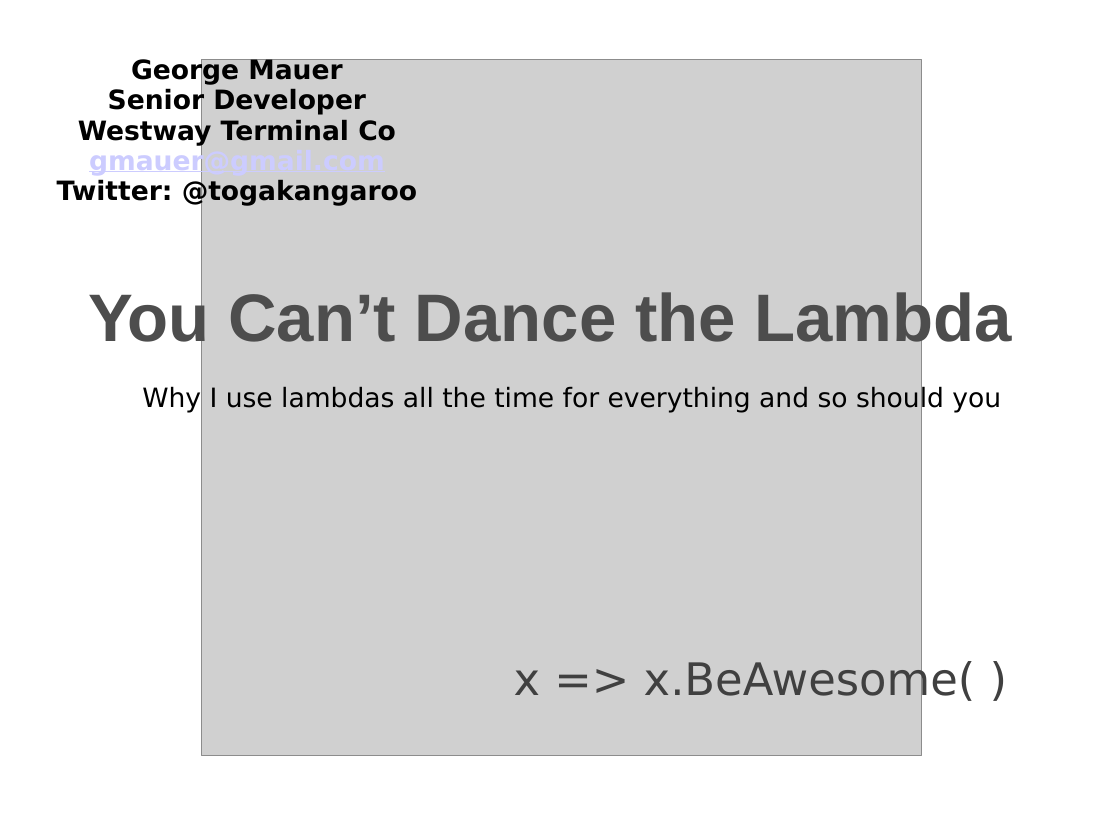
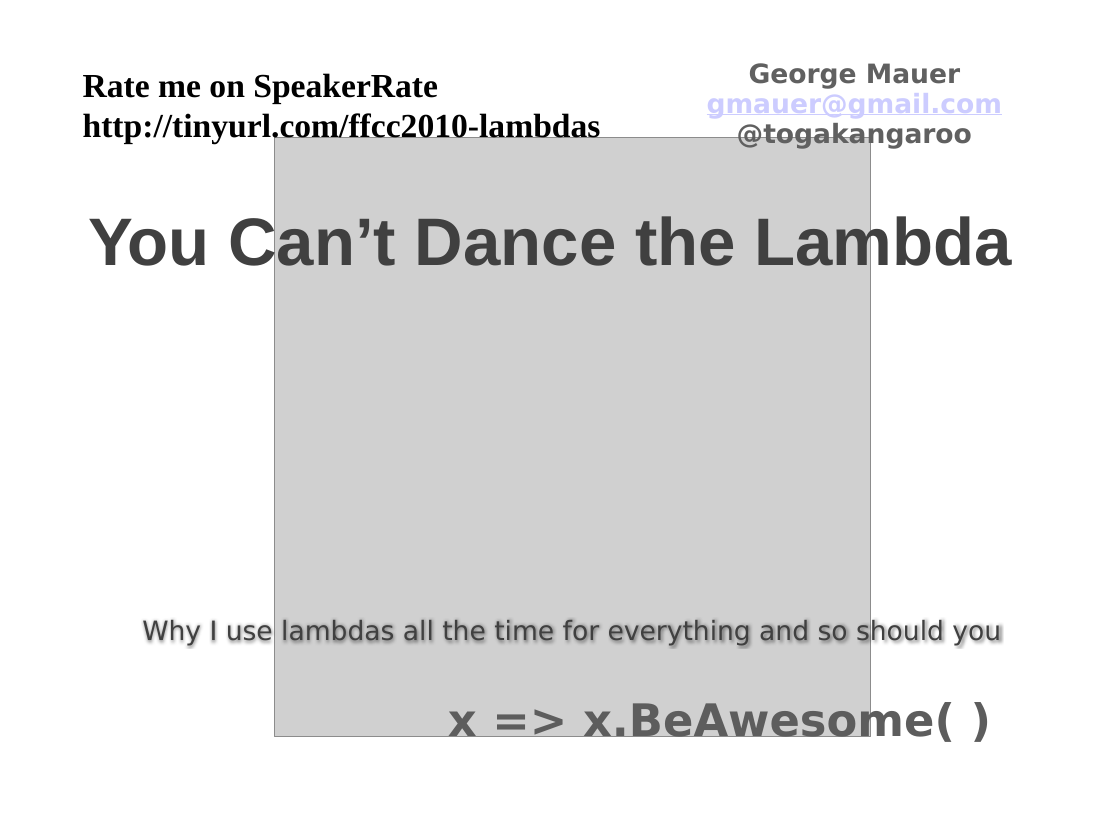
Before and after one commit to hamalawy/gim-projects, a slide deck: slide 1 of presentations/CantDanceTheLambda/docs/Can_t_Dance_the_Lambda.pptx. Drawn at 1120x840 pixels with LibreOffice and Linux fonts; fonts in the diff are those of the drawing; grey boxes stand for pictures; background and template pictures are left out. Boxes give left, top, right and bottom in pixels: in the first picture for what was removed or moved away, otherwise in the second. Text is boxed around its words. In the diff, an @@ line names an element or a change of style, - is before the commit and + after.

```diff
--- a/presentations/CantDanceTheLambda/docs/Can_t_Dance_the_Lambda.pptx
+++ b/presentations/CantDanceTheLambda/docs/Can_t_Dance_the_Lambda.pptx
@@ text "George Mauer": place and size @@
-text "George Mauer" at bbox=[57, 58, 417, 206]
+text "George Mauer" at bbox=[707, 63, 1002, 149]
@@ text at bbox=[78, 88, 396, 145]: paragraphs removed @@
-Senior Developer
-Westway Terminal Co
@@ text added at bbox=[83, 73, 601, 144], 24 pt, text #000000, bold @@
+Rate me on SpeakerRate
+http://tinyurl.com/ffcc2010-lambdas
@@ text at bbox=[749, 63, 960, 88]: text colour #000000 to #606060 in "George Mauer" @@
@@ picture: place and size @@
-picture at bbox=[202, 59, 921, 756]
+picture at bbox=[274, 137, 871, 737]
@@ text at bbox=[737, 122, 972, 149]: text changed; text colour #000000 to #606060 @@
-Twitter: @togakangaroo
+@togakangaroo
@@ text "You Can’t Dance the Lambda": place and size @@
-text "You Can’t Dance the Lambda" at bbox=[88, 287, 1011, 353]
+text "You Can’t Dance the Lambda" at bbox=[88, 212, 1011, 278]
@@ text "You Can’t Dance the Lambda" at bbox=[88, 212, 1011, 278]: text colour #4D4D4D to #404040, letter outline #000000 0.83 pt to none @@
@@ text "Why I use lambdas all ...": place and size @@
-text "Why I use lambdas all ..." at bbox=[142, 386, 1001, 413]
+text "Why I use lambdas all ..." at bbox=[142, 619, 1001, 646]
@@ text "Why I use lambdas all ..." at bbox=[142, 619, 1001, 646]: text colour #000000 to #404040 @@
@@ text "x => x.BeAwesome( )": place and size @@
-text "x => x.BeAwesome( )" at bbox=[514, 659, 976, 705]
+text "x => x.BeAwesome( )" at bbox=[448, 700, 955, 746]
@@ text "x => x.BeAwesome( )" at bbox=[448, 700, 955, 746]: text colour #404040 to gradient #979797 to #5E5E5E, bold on @@
```
Also in this commit, not shown: 14 other slides changed, 4 slides added.
